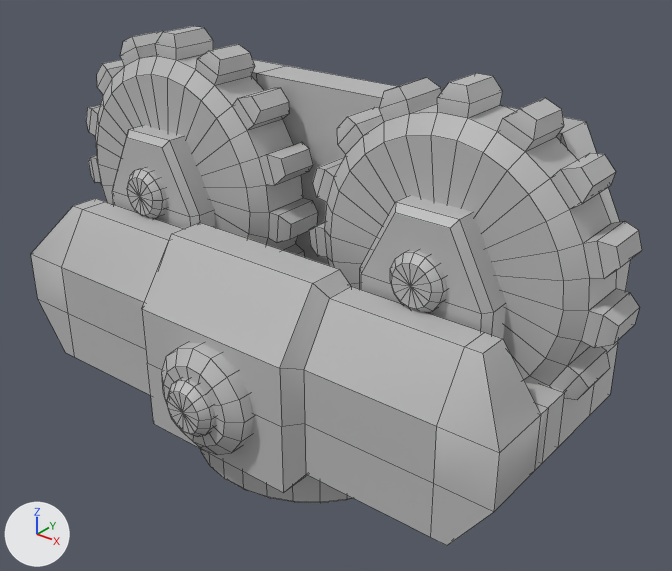
An edit to the FBX model TruthAboutAda/Assets/Models/MM_GPE_CreepHolder.fbx, drawn before and after from the same camera.
The view is the same before and after, from a camera (50 mm lens) standing at (0.0082, -0.00971, 0.01556) and looking at (0.00054, -0.00013, 0.00962). Every picture has the same lights, and +X, +Y and +Z are marked at lower left. Mesh edges are drawn as thin lines. Where no turn or scale is listed for an object, it has been applied to the vertices.

Before the edit, the objects in view are built like this:
```python
me_mesh = bpy.data.meshes.new('Mesh')
me_mesh.from_pydata(...)  # 62 vertices, 75 faces; spans x -0.00039..0.0004, y -0.00115..0.00136, z -0.0004..0.0004
me_mesh.materials.append(mat_lambert1)  # grey #bcbcbc
me_mesh_001 = bpy.data.meshes.new('Mesh.001')
me_mesh_001.from_pydata(...)  # 62 vertices, 75 faces; spans x -0.00039..0.0004, y -0.00115..0.00136, z -0.0004..0.0004
me_mesh_001.materials.append(mat_lambert1)  # grey #bcbcbc
me_mesh_004 = bpy.data.meshes.new('Mesh.004')
me_mesh_004.from_pydata(...)  # 156 vertices, 154 faces; spans x -0.00433..0.00433, y -0.00183..0.00158, z -0.00314..0.00218
me_mesh_004.materials.append(mat_lambert1)  # grey #bcbcbc
ob_body = bpy.data.objects.new('body', me_mesh_004)
ob_body.location = (0.0, -0.00041, 0.01013)
ob_bolt = bpy.data.objects.new('bolt', me_mesh)
ob_bolt.location = (-0.0025, 0.00003, 0.01058)
ob_bolt3 = bpy.data.objects.new('bolt3', me_mesh_001)
ob_bolt3.location = (0.0025, 0.00003, 0.01058)
# also in view: 'bolt5' at (0.00001, -0.00093, 0.00855); 'cog3' at (0.0025, 0.00001, 0.01059); 'cog' at (-0.0025, 0.00001, 0.01059); 'bolt4' at (0.0, -0.00119, 0.00855); 'holder' at (0.0, 0.0, 0.00773)
```
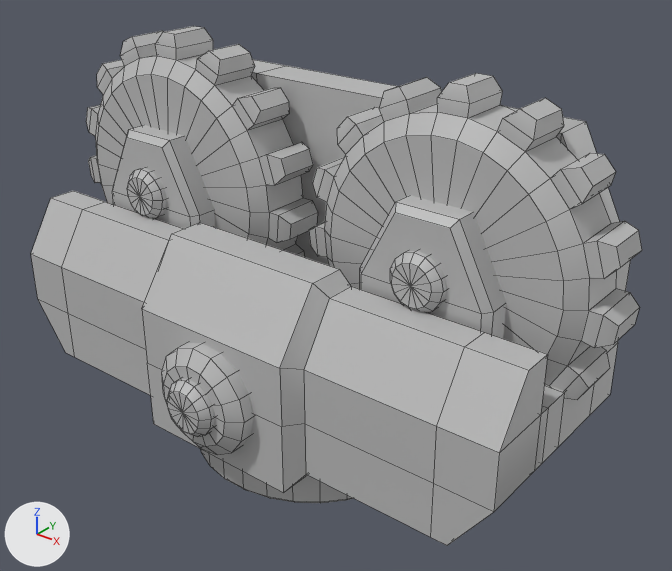
Commit message: Creep Holder

Diff of the bpy script that builds the scene:
```diff
--- a/TruthAboutAda/Assets/Models/MM_GPE_CreepHolder.fbx.py
+++ b/TruthAboutAda/Assets/Models/MM_GPE_CreepHolder.fbx.py
@@ me_mesh_004 @@
 me_mesh_004.from_pydata(...)  # 156 vertices, 154 faces; spans x -0.00433..0.00433, y -0.00183..0.00158, z -0.00314..0.00218
 # used by ob_body; location = (0.0, -0.00041, 0.01013)
-me_mesh_004.vertices[18].co = (-0.00374, -0.00106, 0.00011)  # pixel (73, 205)
-me_mesh_004.vertices[24].co = (-0.00374, -0.00062, 0.00011)  # pixel (95, 198)
-me_mesh_004.vertices[23].co = (0.00374, -0.00106, 0.00011)  # pixel (483, 353)
-me_mesh_004.vertices[29].co = (0.00374, -0.00062, 0.00011)  # pixel (502, 338)
+# me_mesh_004 part 1
+me_mesh_004.vertices[18].co = (-0.00433, -0.00106, 0.00011)  # pixel (50, 197)
+me_mesh_004.vertices[24].co = (-0.00433, -0.00062, 0.00011)  # pixel (73, 190)
+# me_mesh_004 part 2
+me_mesh_004.vertices[23].co = (0.00433, -0.00106, 0.00011)  # pixel (529, 370)
+me_mesh_004.vertices[29].co = (0.00433, -0.00062, 0.00011)  # pixel (547, 354)
+# me_mesh_004 part 3: its shading normals changed
 me_mesh_004.materials.append(mat_lambert1)
```

Changed parts and their boxes (x1, y1, x2, y2) in the pictures (672 x 571 px; the box of a moved part takes in the faces that stretch with it):
part 1 of me_mesh_004, moved or reshaped
    before: (31, 198, 105, 267)
    after: (31, 191, 105, 267)
part 2 of me_mesh_004, moved or reshaped
    before: (437, 333, 541, 453)
    after: (437, 333, 548, 453)
